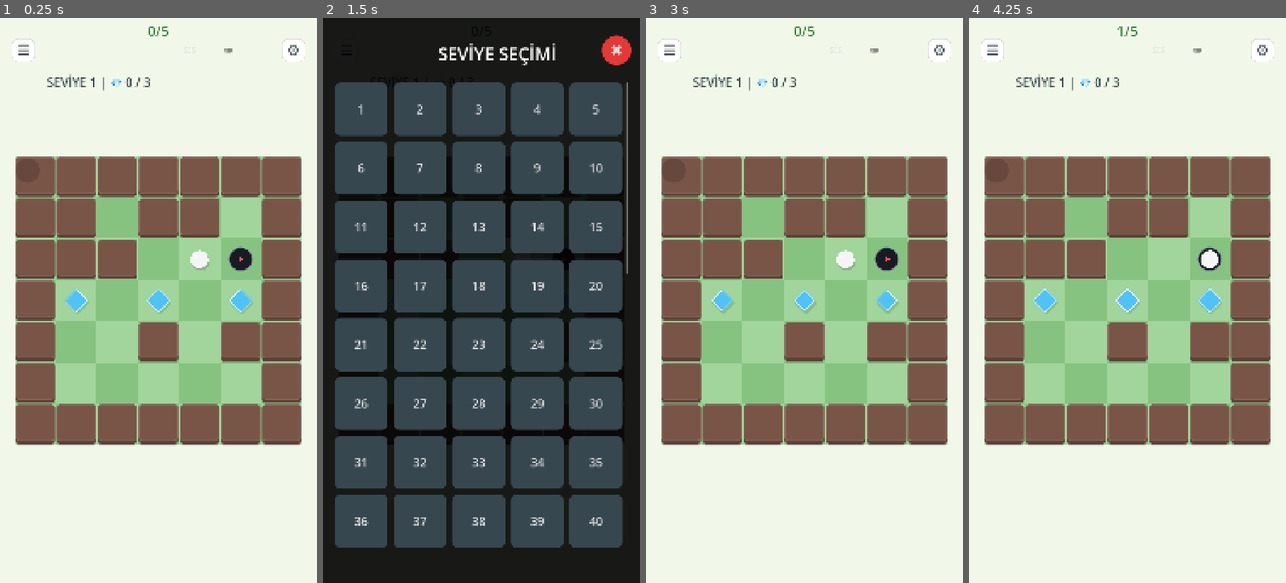
Above: before the commit, frames 1-4 (left to right).
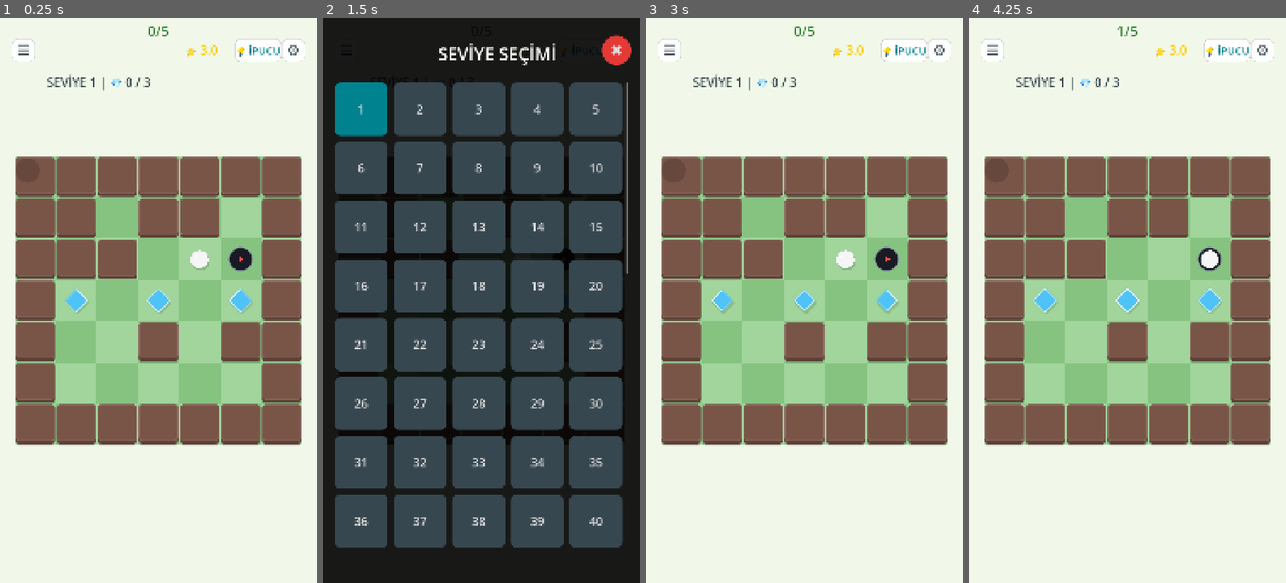
Above: after the commit, the same moments.

Repository: gkesebir/slidegolf
Game: Godot game, scene res://scenes/Main.tscn
The game is run twice, just before and just after one commit, with the same random seed, the same clock (stepped at 60 frames per second) and the same inputs.
Inputs (mouse positions are in pixels of both pictures, inside the frame that each line leads up to):
- Up to frame 1 (0.25 s): no input
- Up to frame 2 (1.5 s): click "☰" at 0.5 s; click (579, 51) at 1.25 s, where only the run after the commit has a clickable "💡 İPUCU"
- Up to frame 3 (3 s): click (855, 51) at 2 s, where only the run before the commit has a clickable "SES"; click "⚙️" at 2.75 s
- Up to frame 4 (4.25 s): move the mouse to (1197, 272) at 3.52 s; hold Right (ui_right) from 3.53 s (still down); click (1197, 272) at 3.67 s

The runs differ from the first frame. In frame 1, 0.2% of the frame differs, in the area x 59-89%, y 3-8%; in frame 2, 1.6%, in the area x 3-21%, y 11-21%; in frame 3, 0.2%; in frame 4, 0.2%.

Commit message:
feat: added progression saving, dynamic star ratings, ipucu solver, and ui updates

Diff:
--- a/scripts/GameManager.gd
+++ b/scripts/GameManager.gd
@@ -35,6 +35,9 @@
 var last_ad_time_msec: int = 0
 var levels_cleared_since_ad: int = 0
 
+var level_time: float = 0.0
+var topbar_stars_label: Label
+
 func _ready():
 	last_ad_time_msec = Time.get_ticks_msec()
 
@@ -43,6 +46,7 @@
 		"../UI/TopBar/DiamondLabel",
 		"../UI/TopBar/TimerLabel",
 		"../UI/TopBar/ShopButton",
+		"../UI/TopBar/MuteButton",
 		"../UI/ShopScreen",
 		"../UI/DebugPanel"
 	]
@@ -98,6 +102,28 @@
 		hamburger_btn.pressed.connect(_open_level_selection)
 		ui_topbar.add_child(hamburger_btn)
 
+		# Star Display Label
+		topbar_stars_label = Label.new()
+		topbar_stars_label.name = "StarLabel"
+		topbar_stars_label.set_anchors_and_offsets_preset(Control.PRESET_TOP_LEFT)
+		topbar_stars_label.position = Vector2(1080 - 450, 110 - 30)
+		topbar_stars_label.add_theme_font_size_override("font_size", 42)
+		topbar_stars_label.add_theme_color_override("font_color", Color(1, 0.8, 0, 1))
+		topbar_stars_label.text = "⭐ 3.0"
+		ui_topbar.add_child(topbar_stars_label)
+
+		# Hint Button
+		var hint_btn = Button.new()
+		hint_btn.text = "💡 İPUCU"
+		hint_btn.add_theme_font_size_override("font_size", 36)
+		hint_btn.set_anchors_and_offsets_preset(Control.PRESET_TOP_LEFT)
+		hint_btn.position = Vector2(1080 - 280, 110 - 40)
+		hint_btn.size = Vector2(140, 80)
+		hint_btn.add_theme_stylebox_override("normal", s_style)
+		hint_btn.add_theme_color_override("font_color", Color("00838f"))
+		hint_btn.pressed.connect(_on_hint_pressed)
+		ui_topbar.add_child(hint_btn)
+
 	_build_settings_screen()
 	_build_level_selection_screen()
 
@@ -118,16 +144,38 @@
 	if editor_button:
 		editor_button.pressed.connect(_on_editor_button_pressed)
 
-	# Phase 5 Mute button connection
-	if mute_button:
-		mute_button.toggled.connect(_on_mute_toggled)
-
 	setup_zoom_camera()
 	style_ui()
 	initialize_game()
 
 func _process(delta):
-	pass
+	if not game_over and current_level_index > 0:
+		level_time += delta
+		if topbar_stars_label:
+			var stars = get_current_stars()
+			topbar_stars_label.text = "⭐ %.1f" % stars
+
+func get_current_stars() -> float:
+	var base_stars = 3.0
+	var time_par = float(target_moves * 3.0)
+	var extra_moves = float(max(0, current_moves - target_moves))
+	var extra_time = max(0.0, level_time - time_par)
+
+	var penalty_moves = extra_moves * 0.5
+	var penalty_time = floor(extra_time / 5.0) * 0.5
+	var stars = clamp(base_stars - penalty_moves - penalty_time, 1.0, 3.0)
+	return stars
+
+func _on_hint_pressed():
+	if game_over or not ball or not grid_manager:
+		return
+	if ball.is_moving:
+		return
+
+	var HintSolver = load("res://scripts/HintSolver.gd").new()
+	var best_dir = HintSolver.get_best_move(grid_manager, ball.grid_position, diamonds_collected, total_diamonds)
+	if best_dir != Vector2i.ZERO:
+		ball.slide_to(best_dir)
 
 func initialize_game():
 	if not grid_manager or not ball:
@@ -146,20 +194,8 @@
 		load_level_from_dict(level_data)
 		return
 
-	var level1_path = "res://levels/level_1.json"
-	if FileAccess.file_exists(level1_path):
-		load_level_from_json(level1_path)
-	else:
-		current_level_path = ""
-		current_moves = 0
-		total_diamonds = count_diamonds_in_grid()
-		diamonds_collected = 0
-		update_ui()
-
-		if victory_screen:
-			victory_screen.hide()
-
-		ball.initialize(Vector2i(1, 1), grid_manager, self)
+	var start_idx = SaveManager.current_level
+	start_specific_level(start_idx)
 
 func load_level_from_json(path: String) -> bool:
 	if not FileAccess.file_exists(path):
@@ -194,6 +230,7 @@
 	grid_manager.reset_grid()
 
 	current_moves = 0
+	level_time = 0.0
 	total_diamonds = count_diamonds_in_grid()
 	diamonds_collected = 0
 	target_moves = level_data.get("min_moves", 0)
@@ -221,6 +258,7 @@
 	grid_manager.reset_grid()
 
 	current_moves = 0
+	level_time = 0.0
 	total_diamonds = count_diamonds_in_grid()
 	diamonds_collected = 0
 	target_moves = level_data.get("min_moves", 0)
@@ -281,7 +319,11 @@
 	level_cleared = true
 	AudioController.play_victory()
 
-	# Akilli Odul Sistemi (Smart Reward)
+	# Star Calculation
+	var final_stars = get_current_stars()
+	SaveManager.update_level_stars(current_level_index, final_stars)
+
+	# Smart Reward
 	var reward = diamonds_collected
 	if current_moves > target_moves:
 		var diff = current_moves - target_moves
@@ -310,6 +352,35 @@
 		if info_label:
 			info_label.text = "Tebrikler!\nHamle: %d / %d" % [current_moves, target_moves]
 
+		var stars_label = victory_screen.get_node_or_null("Panel/StarsLabel")
+		if not stars_label:
+			stars_label = Label.new()
+			stars_label.name = "StarsLabel"
+			stars_label.add_theme_font_size_override("font_size", 80)
+			stars_label.add_theme_color_override("font_color", Color(1, 0.8, 0, 1))
+			stars_label.set_anchors_and_offsets_preset(Control.PRESET_CENTER)
+			stars_label.position.y -= 50
+			stars_label.horizontal_alignment = HORIZONTAL_ALIGNMENT_CENTER
+			var panel = victory_screen.get_node_or_null("Panel")
+			if panel:
+				panel.add_child(stars_label)
+
+		if stars_label:
+			var stars = get_current_stars()
+			var star_text = ""
+			for i in range(floor(stars)):
+				star_text += "⭐"
+			if stars - floor(stars) >= 0.5:
+				star_text += "✨"
+			stars_label.text = star_text
+
+			# Animate stars bouncing
+			stars_label.scale = Vector2.ZERO
+			stars_label.pivot_offset = stars_label.size / 2.0
+			var stween = create_tween()
+			stween.tween_property(stars_label, "scale", Vector2.ONE * 1.5, 0.3).set_trans(Tween.TRANS_BACK).set_ease(Tween.EASE_OUT).set_delay(0.2)
+			stween.tween_property(stars_label, "scale", Vector2.ONE, 0.2).set_trans(Tween.TRANS_SINE).set_ease(Tween.EASE_IN_OUT)
+
 		var panel = victory_screen.get_node_or_null("Panel")
 		if panel:
 			panel.scale = Vector2.ZERO
@@ -318,12 +389,8 @@
 			tween.tween_property(panel, "scale", Vector2.ONE, 0.4).set_trans(Tween.TRANS_BACK).set_ease(Tween.EASE_OUT)
 
 		if restart_button:
-			if current_moves <= target_moves + 2:
-				restart_button.text = "SONRAKİ BÖLÜM"
-				restart_button.add_theme_color_override("font_color", Color("00b0ff"))
-			else:
-				restart_button.text = "TEKRAR DENE"
-				restart_button.add_theme_color_override("font_color", Color("ff1744"))
+			restart_button.text = "SONRAKİ BÖLÜM"
+			restart_button.add_theme_color_override("font_color", Color("00b0ff"))
 
 func check_and_show_ad():
 	var current_time = Time.get_ticks_msec()
@@ -632,6 +699,7 @@
 
 
 var level_selection_screen: Control
+var level_grid: GridContainer
 
 func _build_level_selection_screen():
 	level_selection_screen = Control.new()
@@ -676,31 +744,11 @@
 	scroll.offset_right = -40
 	level_selection_screen.add_child(scroll)
 
-	var grid = GridContainer.new()
-	grid.columns = 5
-	grid.add_theme_constant_override("h_separation", 20)
-	grid.add_theme_constant_override("v_separation", 20)
-	scroll.add_child(grid)
-
-	for i in range(1, 101):
-		var btn = Button.new()
-		btn.text = str(i)
-		btn.add_theme_font_size_override("font_size", 40)
-		btn.custom_minimum_size = Vector2(180, 180)
-
-		var b_style = StyleBoxFlat.new()
-		b_style.bg_color = Color("37474f")
-		b_style.corner_radius_top_left = 20
-		b_style.corner_radius_top_right = 20
-		b_style.corner_radius_bottom_left = 20
-		b_style.corner_radius_bottom_right = 20
-		btn.add_theme_stylebox_override("normal", b_style)
-
-		btn.pressed.connect(func():
-			level_selection_screen.hide()
-			start_specific_level(i)
-		)
-		grid.add_child(btn)
+	level_grid = GridContainer.new()
+	level_grid.columns = 5
+	level_grid.add_theme_constant_override("h_separation", 20)
+	level_grid.add_theme_constant_override("v_separation", 20)
+	scroll.add_child(level_grid)
 
 	var ui = get_node_or_null("../UI")
 	if ui:
@@ -710,10 +758,51 @@
 
 func _open_level_selection():
 	if level_selection_screen:
+		if level_grid:
+			for child in level_grid.get_children():
+				child.queue_free()
+
+			for i in range(1, 101):
+				var btn = Button.new()
+				btn.text = str(i)
+				btn.add_theme_font_size_override("font_size", 40)
+				btn.custom_minimum_size = Vector2(180, 180)
+
+				var stars_earned = 0.0
+				var key = str(i)
+				if SaveManager.level_stars.has(key):
+					stars_earned = SaveManager.level_stars[key]
+
+				if stars_earned > 0.0:
+					var star_lbl = Label.new()
+					star_lbl.text = "⭐ %.1f" % stars_earned
+					star_lbl.add_theme_font_size_override("font_size", 28)
+					star_lbl.add_theme_color_override("font_color", Color(1, 0.8, 0))
+					star_lbl.set_anchors_and_offsets_preset(Control.PRESET_BOTTOM_WIDE)
+					star_lbl.offset_bottom = -10
+					star_lbl.horizontal_alignment = HORIZONTAL_ALIGNMENT_CENTER
+					btn.add_child(star_lbl)
+
+				var b_style = StyleBoxFlat.new()
+				b_style.bg_color = Color("37474f")
+				if current_level_index == i:
+					b_style.bg_color = Color("00838f")
+				b_style.corner_radius_top_left = 20
+				b_style.corner_radius_top_right = 20
+				b_style.corner_radius_bottom_left = 20
+				b_style.corner_radius_bottom_right = 20
+				btn.add_theme_stylebox_override("normal", b_style)
+
+				btn.pressed.connect(func():
+					level_selection_screen.hide()
+					start_specific_level(i)
+				)
+				level_grid.add_child(btn)
 		level_selection_screen.show()
 
 func start_specific_level(idx: int):
 	current_level_index = idx
+	SaveManager.update_current_level(idx)
 	var path = "res://levels/level_%d.json" % idx
 	if FileAccess.file_exists(path):
 		load_level_from_json(path)
--- /dev/null
+++ b/scripts/HintSolver.gd
@@ -0,0 +1,98 @@
+extends RefCounted
+class_name HintSolver
+
+const DIR_UP = Vector2i(0, -1)
+const DIR_DOWN = Vector2i(0, 1)
+const DIR_LEFT = Vector2i(-1, 0)
+const DIR_RIGHT = Vector2i(1, 0)
+const DIRS = [DIR_UP, DIR_DOWN, DIR_LEFT, DIR_RIGHT]
+
+func get_best_move(grid_manager, start_pos: Vector2i, _collected: int, _total: int) -> Vector2i:
+	var gem_positions = []
+	var portal_out = grid_manager.get_portal_out_position()
+
+	for y in range(grid_manager.grid_height):
+		for x in range(grid_manager.grid_width):
+			var type = grid_manager.get_cell_type(Vector2i(x, y))
+			if type == 2:
+				gem_positions.append(Vector2i(x, y))
+
+	var total_gems_left = gem_positions.size()
+	var initial_mask = (1 << total_gems_left) - 1
+	var initially_all_collected = (total_gems_left == 0)
+
+	var queue = []
+	var visited = {}
+
+	for dir in DIRS:
+		var state = simulate_slide(grid_manager, start_pos, dir, initial_mask, gem_positions, initially_all_collected, portal_out)
+		if state["pos"] != start_pos:
+			if state["won"]:
+				return dir
+			var key = "%d_%d_%d" % [state["pos"].x, state["pos"].y, state["mask"]]
+			if not visited.has(key):
+				visited[key] = true
+				queue.append({ "pos": state["pos"], "mask": state["mask"], "first_dir": dir })
+
+	var head = 0
+	while head < queue.size():
+		if head > 20000: # Safe break for too complex levels
+			break
+		var curr = queue[head]
+		head += 1
+
+		for dir in DIRS:
+			var all_collected = (curr["mask"] == 0)
+			var state = simulate_slide(grid_manager, curr["pos"], dir, curr["mask"], gem_positions, all_collected, portal_out)
+
+			if state["pos"] != curr["pos"]:
+				if state["won"]:
+					return curr["first_dir"]
+
+				var key = "%d_%d_%d" % [state["pos"].x, state["pos"].y, state["mask"]]
+				if not visited.has(key):
+					visited[key] = true
+					queue.append({ "pos": state["pos"], "mask": state["mask"], "first_dir": curr["first_dir"] })
+
+	# Fallback if no full path to hole is found
+	if queue.size() > 0:
+		return queue[0]["first_dir"]
+	return Vector2i.ZERO
+
+func simulate_slide(grid_manager, start_pos: Vector2i, dir: Vector2i, start_mask: int, gem_positions: Array, all_collected: bool, portal_out: Vector2i) -> Dictionary:
+	var current = start_pos
+	var mask = start_mask
+	var won = false
+
+	while true:
+		var next_pos = current + dir
+		var type = grid_manager.get_cell_type(next_pos)
+
+		if type == 1 or type == 9 or type == -1:
+			break
+
+		if type == 4:
+			if portal_out != Vector2i(-1, -1):
+				current = portal_out
+				continue
+
+		if type == 10:
+			current = next_pos
+			break
+
+		current = next_pos
+
+		if type == 2:
+			var idx = gem_positions.find(current)
+			if idx != -1:
+				if (mask & (1 << idx)) != 0:
+					mask &= ~(1 << idx)
+					if mask == 0:
+						all_collected = true
+
+		if type == 3:
+			if all_collected:
+				won = true
+				break
+
+	return { "pos": current, "mask": mask, "won": won }
--- a/scripts/SaveManager.gd
+++ b/scripts/SaveManager.gd
@@ -10,6 +10,9 @@
 var save_version: int = SAVE_VERSION
 var playtest_level_data: Dictionary = {}
 
+var current_level: int = 1
+var level_stars: Dictionary = {}
+
 func _ready():
 	load_game()
 
@@ -18,6 +21,8 @@
 		"gems_wallet": gems_wallet,
 		"unlocked_balls": unlocked_balls,
 		"equipped_ball": equipped_ball,
+		"current_level": current_level,
+		"level_stars": level_stars,
 		"save_version": save_version
 	}
 
@@ -57,7 +62,9 @@
 		gems_wallet = int(data.get("gems_wallet", 0))
 		unlocked_balls = data.get("unlocked_balls", ["standard"])
 		equipped_ball = data.get("equipped_ball", "standard")
-		print("SaveManager: Game loaded. Gems: ", gems_wallet, ", Equipped: ", equipped_ball)
+		current_level = int(data.get("current_level", 1))
+		level_stars = data.get("level_stars", {})
+		print("SaveManager: Game loaded. Gems: ", gems_wallet, ", Level: ", current_level)
 	else:
 		printerr("SaveManager: JSON Parse Error during load: ", json.get_error_message())
 		reset_defaults()
@@ -66,7 +73,22 @@
 	gems_wallet = 0
 	unlocked_balls = ["standard"]
 	equipped_ball = "standard"
+	current_level = 1
+	level_stars = {}
 	save_version = SAVE_VERSION
+	save_game()
+
+func update_level_stars(level: int, stars: float):
+	var key = str(level)
+	if level_stars.has(key):
+		if stars > level_stars[key]:
+			level_stars[key] = stars
+	else:
+		level_stars[key] = stars
+	save_game()
+
+func update_current_level(level: int):
+	current_level = level
 	save_game()
 
 func add_gems(amount: int):
